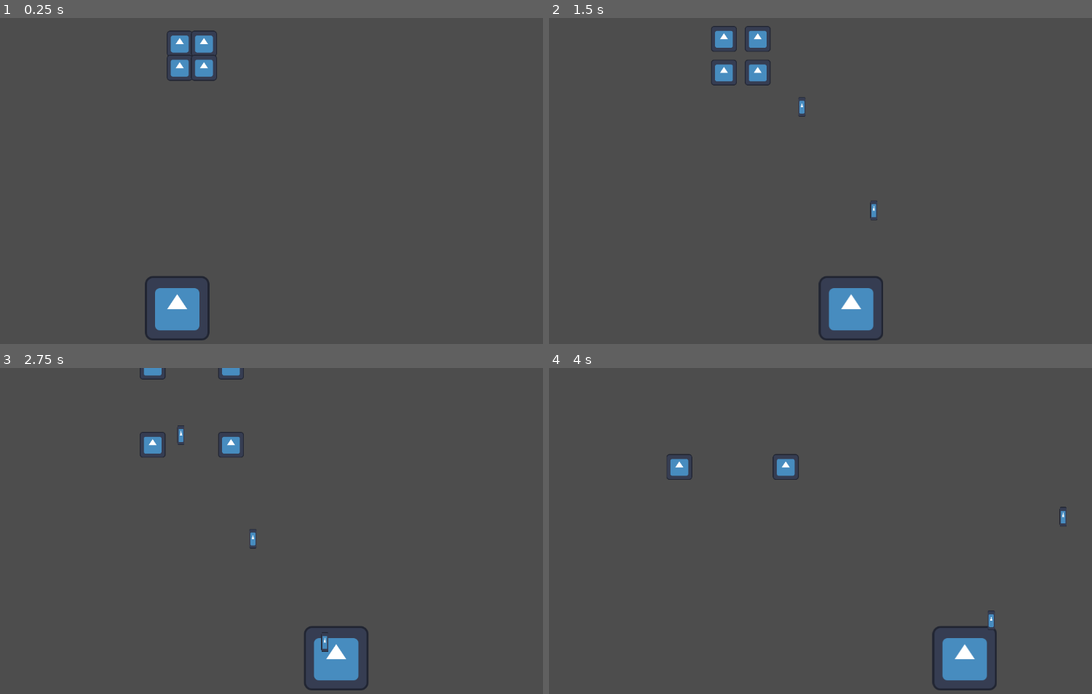
Above: before the commit, frames 1-4 (two rows, left to right).
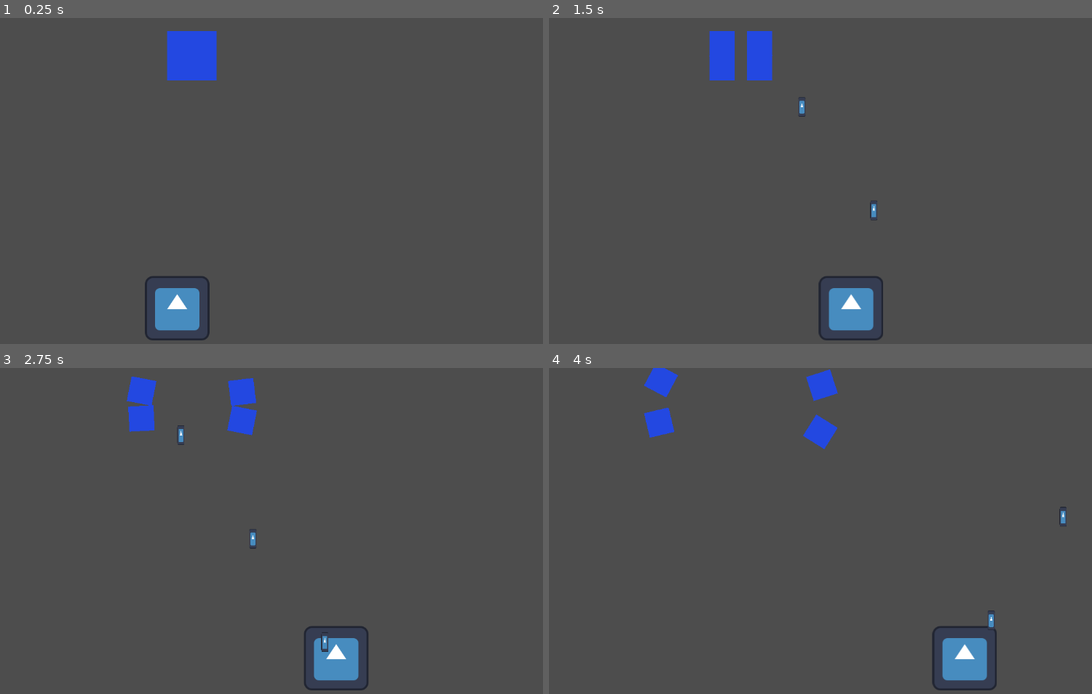
Above: after the commit, the same moments.

Repository: doctor-g/LD56
Game: Godot game, scene res://world.tscn
Same seed, same stepped clock (60 frames per second), same inputs: the game is played once before the commit and once after it. The engine's default icon, where the game draws it, is replaced by a stand-in: a white triangle on a blue panel in a dark square.
Inputs:
- Up to frame 1 (0.25 s): no input
- Up to frame 2 (1.5 s): tap Enter at 0.5 s; hold D (move_right) 0.53-1.28 s; hold Space (fire) 0.53-1.28 s; hold A (move_left) from 1.28 s (still down); tap Space (fire) at 1.35 s
- Up to frame 3 (2.75 s): release A (move_left) at 2.03 s; hold D (move_right) from 2.03 s (still down); hold Space (fire) from 2.03 s (still down)
- Up to frame 4 (4 s): release Space (fire) at 2.78 s; tap Space (fire) at 2.85 s; release D (move_right) at 3.53 s; hold A (move_left) from 3.53 s (still down); hold Space (fire) from 3.53 s (still down)

The runs differ from the first frame. In frame 1, 1.4% of the frame differs, in the area x 30-40%, y 3-20%; in frame 2, 1.6%; in frame 3, 2.1%, in the area x 23-48%, y 0-28%; in frame 4, 1.9%.

Commit message:
Make critters move about after being released

Diff:
--- a/project/enemies/basic_enemy.gd
+++ b/project/enemies/basic_enemy.gd
@@ -9,4 +9,3 @@
 	for child in get_children():
 		child.damaged.disconnect(_on_component_damaged)
 		child.bound_as_enemy = false
-		child.velocity = child.position.normalized() * child.speed
--- a/project/enemies/basic_enemy.tscn
+++ b/project/enemies/basic_enemy.tscn
@@ -1,19 +1,21 @@
 [gd_scene load_steps=3 format=3 uid="uid://b1f2b36l5gooy"]
 
 [ext_resource type="Script" path="res://enemies/basic_enemy.gd" id="1_6psq7"]
-[ext_resource type="PackedScene" uid="uid://btkqvxtnfm8ty" path="res://enemies/square_critter.tscn" id="2_xhgl6"]
+[ext_resource type="PackedScene" uid="uid://bxt0dhhfyoyab" path="res://enemies/square_critter.tscn" id="2_xhgl6"]
 
 [node name="BasicEnemy" type="Node2D"]
 script = ExtResource("1_6psq7")
 
 [node name="SquareCritter" parent="." instance=ExtResource("2_xhgl6")]
 position = Vector2(-24, -24)
+rotation = 3.14159
 
 [node name="SquareCritter2" parent="." instance=ExtResource("2_xhgl6")]
 position = Vector2(24, -24)
 
 [node name="SquareCritter3" parent="." instance=ExtResource("2_xhgl6")]
 position = Vector2(-24, 24)
+rotation = 3.14159
 
 [node name="SquareCritter4" parent="." instance=ExtResource("2_xhgl6")]
 position = Vector2(24, 24)
--- a/project/enemies/square_critter.gd
+++ b/project/enemies/square_critter.gd
@@ -2,9 +2,16 @@
 
 signal damaged
 
-var bound_as_enemy := true
+@export var bound_as_enemy := true
+@export var noise : Noise
 
 var speed := 50.0
+
+func _ready() -> void:
+	# Set the velocity to an X-forward vector.
+	# It won't be used until this becomes unbound.
+	velocity = Vector2(speed, 0).rotated(rotation)
+
 
 func damage() -> void:
 	damaged.emit()
--- a/project/enemies/square_critter.tscn
+++ b/project/enemies/square_critter.tscn
@@ -1,7 +1,42 @@
-[gd_scene load_steps=4 format=3 uid="uid://btkqvxtnfm8ty"]
+[gd_scene load_steps=3 format=3 uid="uid://bxt0dhhfyoyab"]
 
-[ext_resource type="Script" path="res://enemies/square_critter.gd" id="1_6livu"]
-[ext_resource type="Texture2D" uid="uid://baquqwh7c8ixx" path="res://icon.svg" id="1_uh7sk"]
+[sub_resource type="GDScript" id="GDScript_bvg8r"]
+script/source = "extends CharacterBody2D
+
+signal damaged
+
+@export_group(\"Movement\")
+@export var speed := 50.0
+## Radians per second
+@export var max_rotation_speed := PI
+
+var bound_as_enemy := true
+var _unbound_seconds := 0.0
+
+@onready var _noise : FastNoiseLite
+
+func _ready() -> void:
+
+	_noise = FastNoiseLite.new()
+	_noise.noise_type = FastNoiseLite.TYPE_SIMPLEX_SMOOTH
+	_noise.seed = randi()
+
+
+func damage() -> void:
+	damaged.emit()
+
+
+func _physics_process(delta: float) -> void:
+	if not bound_as_enemy:
+		_unbound_seconds += delta
+		var sample = _noise.get_noise_1d(_unbound_seconds)
+		var rotation_amount = sample * max_rotation_speed * delta
+
+		rotate(remap(rotation_amount, -1, 1, -PI/2, PI/2))
+		velocity = Vector2(speed, 0).rotated(rotation)
+		move_and_slide()
+
+"
 
 [sub_resource type="RectangleShape2D" id="RectangleShape2D_wwdrn"]
 size = Vector2(50, 50)
@@ -9,11 +44,17 @@
 [node name="SquareCritter" type="CharacterBody2D"]
 collision_layer = 4
 collision_mask = 2
-script = ExtResource("1_6livu")
-
-[node name="Icon" type="Sprite2D" parent="."]
-scale = Vector2(0.4, 0.4)
-texture = ExtResource("1_uh7sk")
+script = SubResource("GDScript_bvg8r")
 
 [node name="CollisionShape2D" type="CollisionShape2D" parent="."]
 shape = SubResource("RectangleShape2D_wwdrn")
+
+[node name="ColorRect" type="ColorRect" parent="."]
+offset_left = -25.0
+offset_top = -25.0
+offset_right = 25.0
+offset_bottom = 25.0
+color = Color(0.139085, 0.282225, 0.880165, 1)
+
+[node name="Marker2D" type="Marker2D" parent="."]
+position = Vector2(20, 0)
